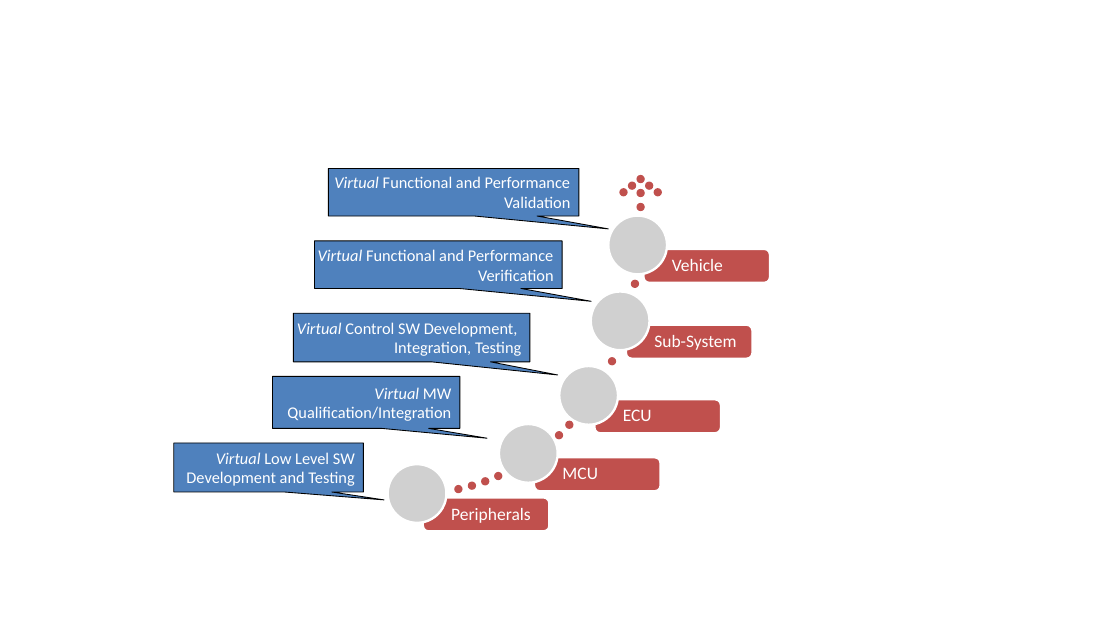
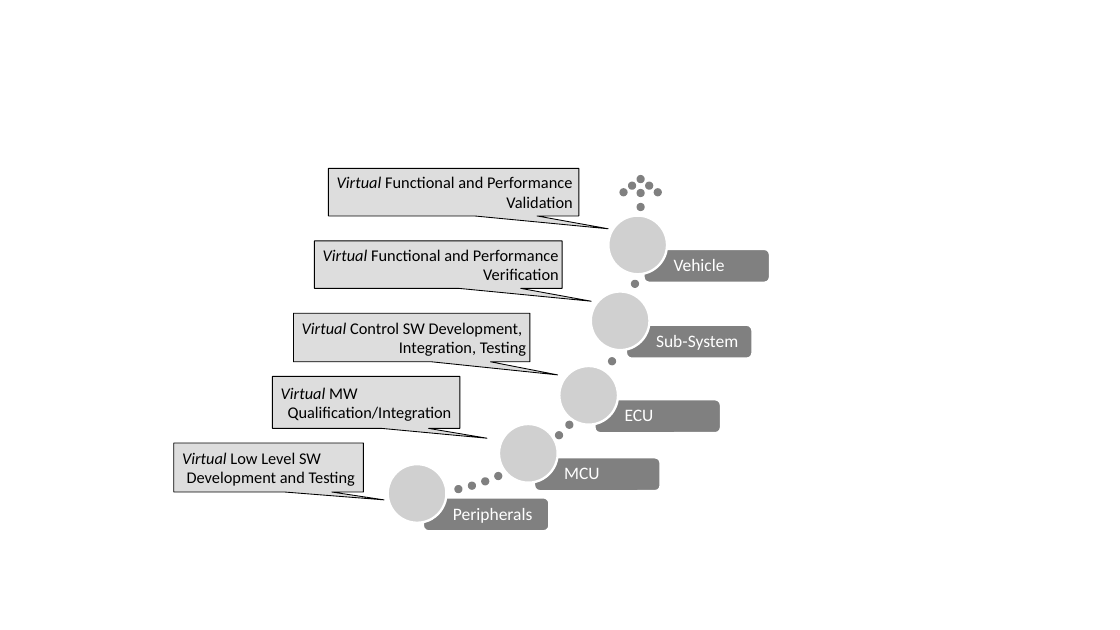
Before and after one commit to magagr/automotive_virtual_verification_ecosystem, a slide deck: slide 3 of figures/figures.pptx. Drawn at 1120x630 pixels with LibreOffice and Linux fonts; fonts in the diff are those of the drawing; grey boxes stand for pictures. Boxes give left, top, right and bottom in pixels: in the first picture for what was removed or moved away, otherwise in the second. Text is boxed around its words. In the diff, an @@ line names an element or a change of style, - is before the commit and + after.

```diff
--- a/figures/figures.pptx
+++ b/figures/figures.pptx
@@ fill #C0504D to #808080; outline #C0504D 2 pt to #808080 2.01 pt in 15 elements at (496, 473, 502, 479), (482, 479, 488, 485), (469, 483, 475, 489), (455, 486, 461, 492), (566, 422, 572, 428), (556, 433, 562, 439), (609, 359, 615, 365), (632, 281, 638, 287), (621, 189, 627, 195), (629, 183, 635, 189), (638, 176, 644, 182), (646, 183, 652, 189), (655, 189, 661, 195), (638, 190, 644, 196), (638, 204, 644, 210) @@
@@ rounded rectangle "Vehicle": place and size @@
-rounded rectangle "Vehicle" at (672, 259, 723, 271)
+rounded rectangle "Vehicle" at (644, 249, 770, 282)
@@ group removed at (423, 249, 770, 531): 5 rounded rectangles @@
@@ text colour #FFFFFF to #000000; fill #4F81BD to #DDDDDD; outline #000000 0.75 pt to #000000 0.74 pt in 5 elements at (174, 443, 364, 492), (272, 376, 460, 429), (314, 241, 562, 289), (329, 169, 579, 217), (293, 313, 529, 362) @@
@@ less space between paragraphs; fill none to #808080; outline none to #FFFFFF 2.01 pt in 5 elements at (534, 457, 661, 491), (595, 399, 722, 433), (644, 249, 770, 282), (423, 497, 549, 531), (626, 325, 753, 359) @@
@@ rounded rectangle "Sub-System": place and size @@
-rounded rectangle "Sub-System" at (654, 335, 736, 350)
+rounded rectangle "Sub-System" at (626, 325, 753, 359)
@@ rounded rectangle "ECU": place and size @@
-rounded rectangle "ECU" at (623, 409, 652, 421)
+rounded rectangle "ECU" at (595, 399, 722, 433)
@@ rounded rectangle "MCU": place and size @@
-rounded rectangle "MCU" at (562, 467, 597, 479)
+rounded rectangle "MCU" at (534, 457, 661, 491)
@@ rounded rectangle "Peripherals": place and size @@
-rounded rectangle "Peripherals" at (451, 508, 530, 523)
+rounded rectangle "Peripherals" at (423, 497, 549, 531)
```
Also in this commit, not shown: 2 other slides changed, 4 other files.
